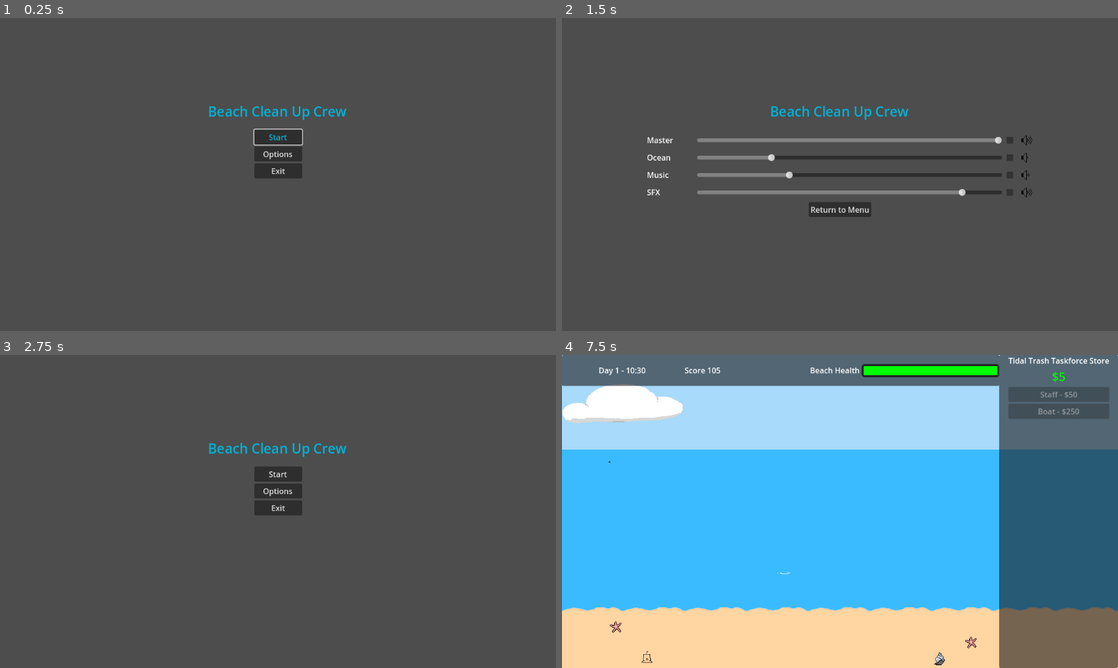
Above: before the commit, frames 1-4 (two rows, left to right).
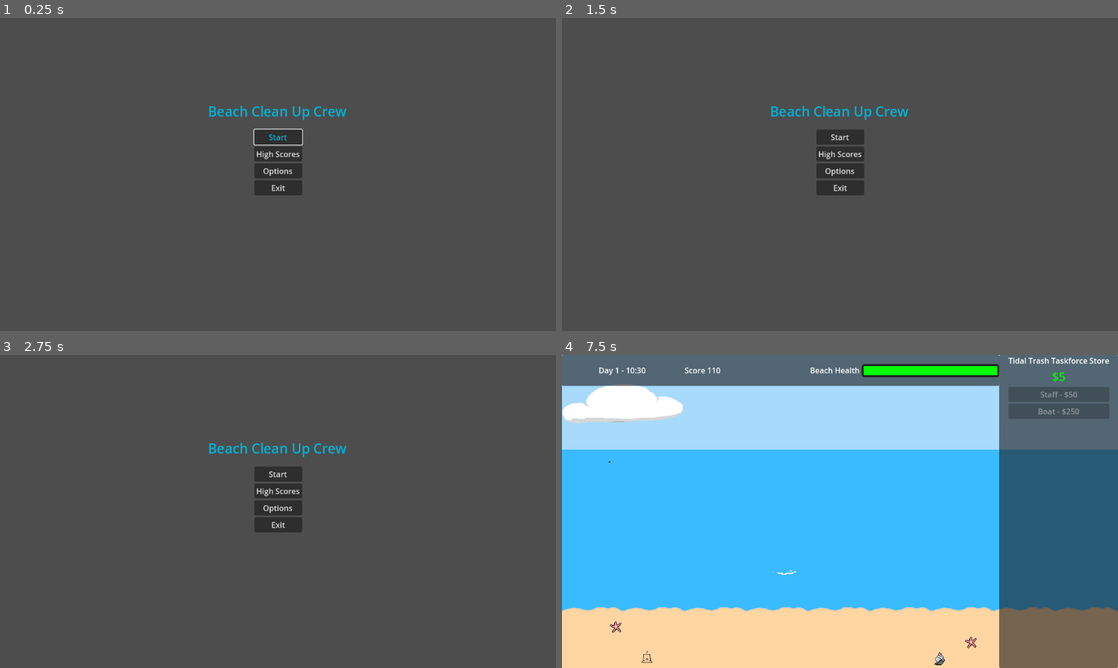
Above: after the commit, the same moments.

Repository: BlazingNeutron/calmbeforestorm
Game: Godot game, scene res://scenes/menu.tscn
Same seed, same stepped clock (60 frames per second), same inputs: the game is played once before the commit and once after it. Sound files missing from this copy of the repository are replaced by a short silence.
Inputs (mouse positions are in pixels of both pictures, inside the frame that each line leads up to):
- Up to frame 1 (0.25 s): no input
- Up to frame 2 (1.5 s): click (840, 152) at 0.5 s, where only the run after the commit has a clickable "High Scores"; click (851, 262) at 1.25 s, where only the run after the commit has a clickable "Back"
- Up to frame 3 (2.75 s): click (278, 545) at 2 s, where only the run before the commit has a clickable "Return to Menu"
- Up to frame 4 (7.5 s): click "Start" at 2.75 s; tap Enter at 3.5 s; move the mouse to (962, 495) at 3.52 s; click (962, 495) at 3.6 s; move the mouse to (728, 527) at 4.27 s; click (728, 527) at 4.35 s; tap Space at 5 s; move the mouse to (979, 455) at 5.02 s; click (979, 455) at 5.1 s; move the mouse to (812, 574) at 5.77 s; click (812, 574) at 5.85 s; move the mouse to (1006, 558) at 6.52 s; click (1006, 558) at 6.6 s; move the mouse to (673, 464) at 7.27 s; click (673, 464) at 7.35 s

The runs differ from the first frame. In frame 1, 0.6% of the frame differs, in the area x 45-55%, y 42-57%; in frame 2, 4.2%, in the area x 15-85%, y 35-64%; in frame 3, 0.6%; in frame 4, less than 0.1%.

Commit message:
High score menu from main menu

Diff:
--- /dev/null
+++ b/highscore.tres
@@ -0,0 +1,7 @@
+[gd_resource type="Resource" script_class="Scores" load_steps=2 format=3 uid="uid://df38van5gsw74"]
+
+[ext_resource type="Script" path="res://scripts/high_scores.gd" id="1_m1io2"]
+
+[resource]
+script = ExtResource("1_m1io2")
+high_scores = [700, 2595, 2, 3, 4, 5, 6, 7, 8, 9, 10, 11]
--- /dev/null
+++ b/scenes/high_score_display.tscn
@@ -0,0 +1,94 @@
+[gd_scene load_steps=3 format=3 uid="uid://cgvldrw2eexr4"]
+
+[ext_resource type="FontFile" uid="uid://q5gr6femctvs" path="res://assets/BeachCrush-ovvaq.ttf" id="1_33uks"]
+[ext_resource type="Script" path="res://scripts/high_score_display.gd" id="1_a7c4x"]
+
+[node name="HighScoreDisplay" type="Control"]
+layout_mode = 3
+anchors_preset = 15
+anchor_right = 1.0
+anchor_bottom = 1.0
+grow_horizontal = 2
+grow_vertical = 2
+script = ExtResource("1_a7c4x")
+
+[node name="VBoxContainer" type="VBoxContainer" parent="."]
+layout_mode = 1
+anchors_preset = 15
+anchor_right = 1.0
+anchor_bottom = 1.0
+grow_horizontal = 2
+grow_vertical = 2
+
+[node name="Title" type="Label" parent="VBoxContainer"]
+layout_mode = 2
+size_flags_horizontal = 4
+theme_override_fonts/font = ExtResource("1_33uks")
+theme_override_font_sizes/font_size = 35
+text = "High Scores"
+
+[node name="NoScoresYet" type="Label" parent="VBoxContainer"]
+custom_minimum_size = Vector2(250, 0)
+layout_mode = 2
+size_flags_horizontal = 4
+text = "No scores yet"
+horizontal_alignment = 1
+
+[node name="Score1" type="Label" parent="VBoxContainer"]
+custom_minimum_size = Vector2(250, 0)
+layout_mode = 2
+size_flags_horizontal = 4
+
+[node name="Score2" type="Label" parent="VBoxContainer"]
+custom_minimum_size = Vector2(250, 0)
+layout_mode = 2
+size_flags_horizontal = 4
+
+[node name="Score3" type="Label" parent="VBoxContainer"]
+custom_minimum_size = Vector2(250, 0)
+layout_mode = 2
+size_flags_horizontal = 4
+
+[node name="Score4" type="Label" parent="VBoxContainer"]
+custom_minimum_size = Vector2(250, 0)
+layout_mode = 2
+size_flags_horizontal = 4
+
+[node name="Score5" type="Label" parent="VBoxContainer"]
+custom_minimum_size = Vector2(250, 0)
+layout_mode = 2
+size_flags_horizontal = 4
+
+[node name="Score6" type="Label" parent="VBoxContainer"]
+custom_minimum_size = Vector2(250, 0)
+layout_mode = 2
+size_flags_horizontal = 4
+
+[node name="Score7" type="Label" parent="VBoxContainer"]
+custom_minimum_size = Vector2(250, 0)
+layout_mode = 2
+size_flags_horizontal = 4
+
+[node name="Score8" type="Label" parent="VBoxContainer"]
+custom_minimum_size = Vector2(250, 0)
+layout_mode = 2
+size_flags_horizontal = 4
+
+[node name="Score9" type="Label" parent="VBoxContainer"]
+custom_minimum_size = Vector2(250, 0)
+layout_mode = 2
+size_flags_horizontal = 4
+
+[node name="Score10" type="Label" parent="VBoxContainer"]
+custom_minimum_size = Vector2(250, 0)
+layout_mode = 2
+size_flags_horizontal = 4
+
+[node name="BackButton" type="Button" parent="VBoxContainer"]
+layout_mode = 2
+size_flags_horizontal = 4
+size_flags_vertical = 4
+text = "Back"
+
+[connection signal="visibility_changed" from="." to="." method="_on_visibility_changed"]
+[connection signal="pressed" from="VBoxContainer/BackButton" to="." method="_on_back_button_pressed"]
--- a/scenes/menu.tscn
+++ b/scenes/menu.tscn
@@ -1,8 +1,9 @@
-[gd_scene load_steps=4 format=3 uid="uid://b0pt0kofm6mtf"]
+[gd_scene load_steps=5 format=3 uid="uid://b0pt0kofm6mtf"]
 
 [ext_resource type="Script" path="res://scripts/menu.gd" id="1_hvyrn"]
 [ext_resource type="Theme" uid="uid://dh1v3rke5y04p" path="res://assets/themes/Menu_Theme.tres" id="2_c2dds"]
 [ext_resource type="PackedScene" uid="uid://cvfar7cmhhjgq" path="res://scenes/settings.tscn" id="3_rokx6"]
+[ext_resource type="PackedScene" uid="uid://cgvldrw2eexr4" path="res://scenes/high_score_display.tscn" id="4_5upo2"]
 
 [node name="Menu" type="Control"]
 layout_mode = 3
@@ -58,10 +59,8 @@
 text = "Start"
 
 [node name="High Scores" type="Button" parent="VBoxContainer"]
-visible = false
 layout_mode = 2
 theme = ExtResource("2_c2dds")
-disabled = true
 text = "High Scores
 "
 
@@ -89,7 +88,19 @@
 offset_left = -400.0
 offset_right = 400.0
 
+[node name="HighScoreContainer" type="VBoxContainer" parent="."]
+visible = false
+layout_mode = 0
+offset_right = 40.0
+offset_bottom = 40.0
+
+[node name="HighScoreDisplay" parent="HighScoreContainer" instance=ExtResource("4_5upo2")]
+layout_mode = 2
+size_flags_vertical = 3
+
 [connection signal="pressed" from="VBoxContainer/Start" to="." method="_on_start_pressed"]
+[connection signal="pressed" from="VBoxContainer/High Scores" to="." method="_on_high_scores_pressed"]
 [connection signal="pressed" from="VBoxContainer/Options" to="." method="_on_options_pressed"]
 [connection signal="pressed" from="VBoxContainer/Exit" to="." method="_on_exit_pressed"]
-[connection signal="visibility_changed" from="Settings" to="." method="_on_settings_visibility_changed"]
+[connection signal="close_settings" from="Settings" to="." method="_on_settings_close_settings"]
+[connection signal="close_score" from="HighScoreContainer/HighScoreDisplay" to="." method="_on_high_score_display_close_score"]
--- a/scripts/dodads.gd
+++ b/scripts/dodads.gd
@@ -31,7 +31,7 @@
 func _process(delta: float) -> void:
 	if active_wave_dodad != null:
 		active_wave_dodad.position.y += (20 * delta)
-		calculate_scale(active_wave_dodad, position.y)
+		calculate_scale(active_wave_dodad, position.y + 400)
 	if current_dodad != null:
 		if moving_direction == "x":
 			current_dodad.position.x += (40 * delta)
--- a/scripts/game_manager.gd
+++ b/scripts/game_manager.gd
@@ -42,8 +42,10 @@
 var health : int = 10
 var score : int = 0
 var is_game_over : bool = false
+var high_scores : Scores = null
 
 func _ready() -> void:
+	high_scores = Scores.load()
 	start_game()
 
 func credit_account() -> void:
@@ -58,7 +60,7 @@
 func update_health(count : int) -> void:
 	#print("updating health")
 	health = max_health - count
-	if health <= 0:
+	if health <= 0 and not is_game_over:
 		_game_over()
 	health_changed.emit()
 
@@ -92,6 +94,8 @@
 	time_of_day_timer.stop()
 	storm_duration.stop()
 	# save highscore
+	high_scores.add(score)
+	high_scores.save()
 	game_over.emit()
 
 func level_up():
--- /dev/null
+++ b/scripts/high_score_display.gd
@@ -0,0 +1,23 @@
+extends Control
+
+signal close_score
+
+func _on_visibility_changed() -> void:
+	var high_scores = Scores.load()
+	var scores = high_scores.high_scores
+	if scores.is_empty():
+		$VBoxContainer/NoScoresYet.show()
+	else:
+		$VBoxContainer/NoScoresYet.hide()
+		scores.sort()
+		scores.reverse()
+		var count = 1
+		for score in scores:
+			get_node("VBoxContainer/Score" + str(count)).text = str(count) + ". " + str(score)
+			count += 1
+			if count > 10:
+				break
+
+
+func _on_back_button_pressed() -> void:
+	close_score.emit()
--- /dev/null
+++ b/scripts/high_scores.gd
@@ -0,0 +1,20 @@
+class_name Scores extends Resource
+
+@export var high_scores : Array = []
+
+const SAVE_PATH:String = "res://highscore.tres"
+
+func save() -> void:
+	ResourceSaver.save(self, SAVE_PATH)
+
+func add(score:int) -> void:
+	high_scores.push_back(score)
+	high_scores.sort()
+
+static func load() -> Scores:
+	var res:Scores = null
+	if FileAccess.file_exists(SAVE_PATH):
+		res = load(SAVE_PATH) as Scores
+	else:
+		res = Scores.new()
+	return res
--- a/scripts/hud.gd
+++ b/scripts/hud.gd
@@ -37,7 +37,7 @@
 		hour = 0
 		day_count += 1
 	time_of_day.text = "Day " + str(day_count) + " - " + ("%02d" % hour) + ":" + ("%02d" % minute)
-	score_display.text = str(GameManager.score)
+	score_display.text = str(GameManager.score + GameManager.money)
 
 func _on_staff_pressed() -> void:
 	#print("staff purchased")
--- a/scripts/menu.gd
+++ b/scripts/menu.gd
@@ -2,6 +2,8 @@
 
 @onready var settings: Control = $Settings
 @onready var v_box_container: VBoxContainer = $VBoxContainer
+@onready var title: RichTextLabel = $Title
+@onready var high_score_container: VBoxContainer = $HighScoreContainer
 
 var paused = false
 
@@ -19,6 +21,16 @@
 	v_box_container.visible = !v_box_container.visible
 	settings.visible = !settings.visible
 
-func _on_settings_visibility_changed() -> void:
-	if not settings.visible:
-		v_box_container.visible = !v_box_container.visible
+func _on_settings_close_settings() -> void:
+	v_box_container.visible = !v_box_container.visible
+	settings.visible = !settings.visible
+
+func _on_high_scores_pressed() -> void:
+	title.visible = !title.visible
+	v_box_container.visible = !v_box_container.visible
+	high_score_container.visible = !high_score_container.visible
+
+func _on_high_score_display_close_score() -> void:
+	title.visible = !title.visible
+	v_box_container.visible = !v_box_container.visible
+	high_score_container.visible = !high_score_container.visible
--- a/scripts/settings.gd
+++ b/scripts/settings.gd
@@ -1,4 +1,6 @@
 extends Control
+
+signal close_settings
 
 @onready var audio_test_player: AudioStreamPlayer = $AudioTestPlayer
 
@@ -128,4 +130,4 @@
 
 func _on_button_pressed() -> void:
 	#print("closing pause menu")
-	self.hide()
+	close_settings.emit()
